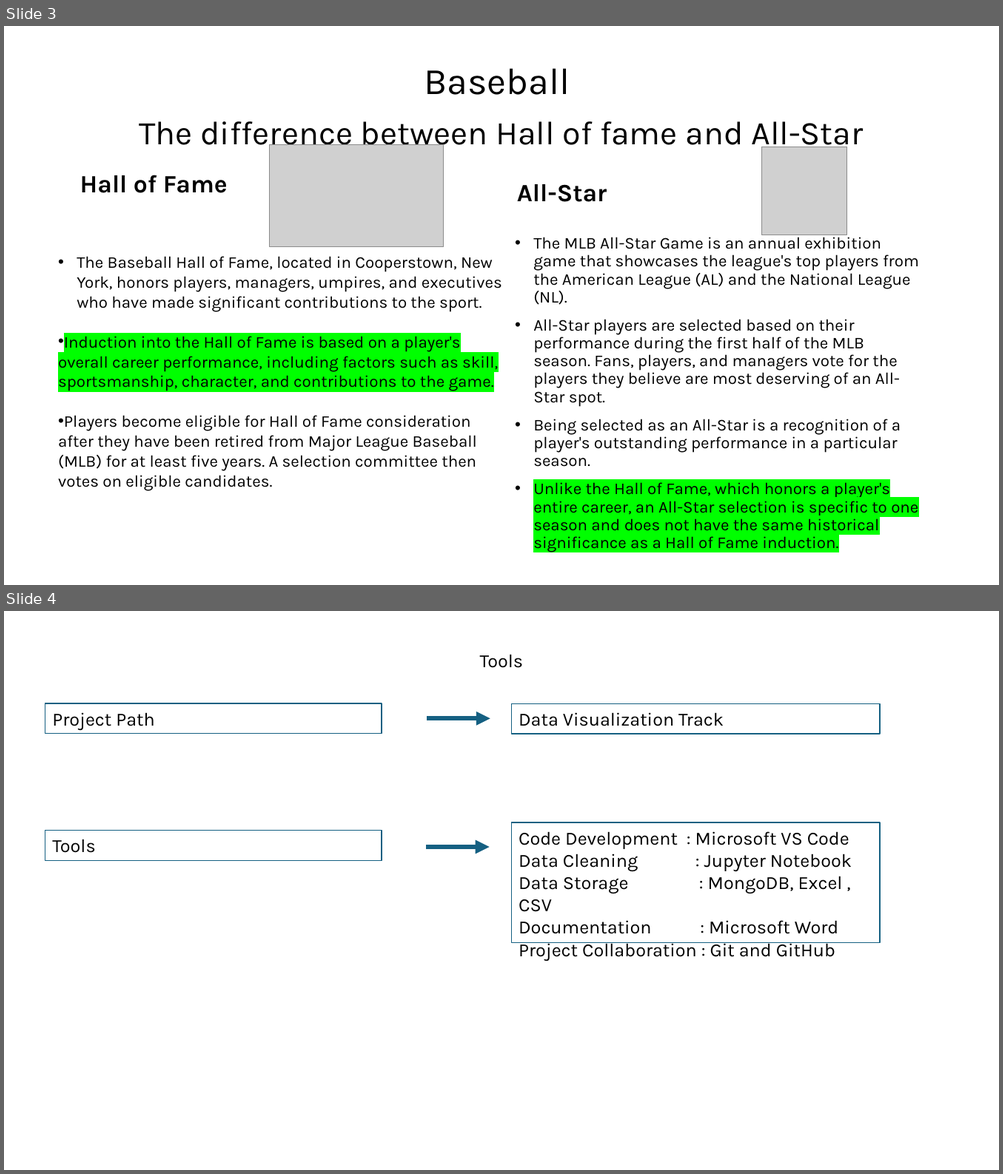
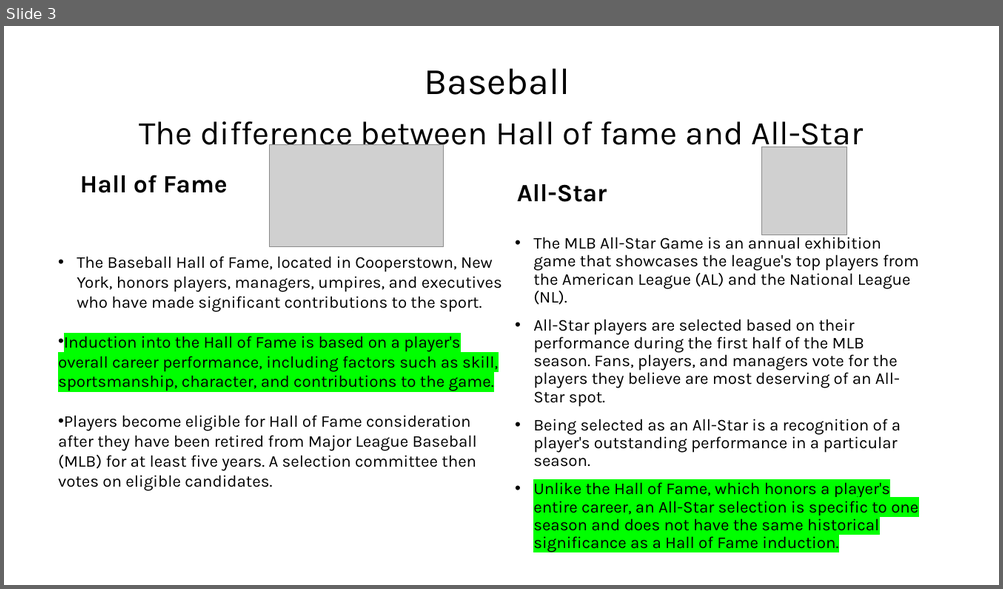
Before and after one commit to leeju09/Project-3-Baseball-, a slide deck: Presentation/Proect3_Group3.pptx. Shown one above the other, each under a label of ours: slides 3 and 4 before the commit, slide 3 after it. The pictures are 1003x1174 and 1003x589 pixels, drawn with LibreOffice and Linux fonts; fonts in the diff are those of the drawing; grey boxes stand for pictures. Boxes give left, top, right and bottom in pixels: in the first picture for what was removed or moved away, otherwise in the second. Text is boxed around its words. In the diff, an @@ line names an element or a change of style, - is before the commit and + after.

```diff
--- a/Presentation/Proect3_Group3.pptx
+++ b/Presentation/Proect3_Group3.pptx
@@ slide 4 removed at [4, 611, 999, 1170], background #FFFFFF @@
@@ text removed at [480, 654, 523, 668] @@
-Tools
@@ rectangle removed at [45, 703, 381, 733] @@
-Project Path
@@ arrow removed from (427, 718) to (490, 718) @@
@@ rectangle removed at [512, 703, 880, 733] @@
-Data Visualization Track
@@ rectangle removed at [45, 830, 381, 860] @@
-Tools
@@ rectangle removed at [512, 823, 880, 944] @@
-Code Development : Microsoft VS Code
-Data Cleaning : Jupyter Notebook
-Data Storage : MongoDB, Excel , CSV
-Documentation : Microsoft Word
-Project Collaboration : Git and GitHub
@@ arrow removed from (427, 847) to (489, 847) @@
```
Also in this commit, not shown: 1 slide changed, 1 slide added, 4 other slides removed.
